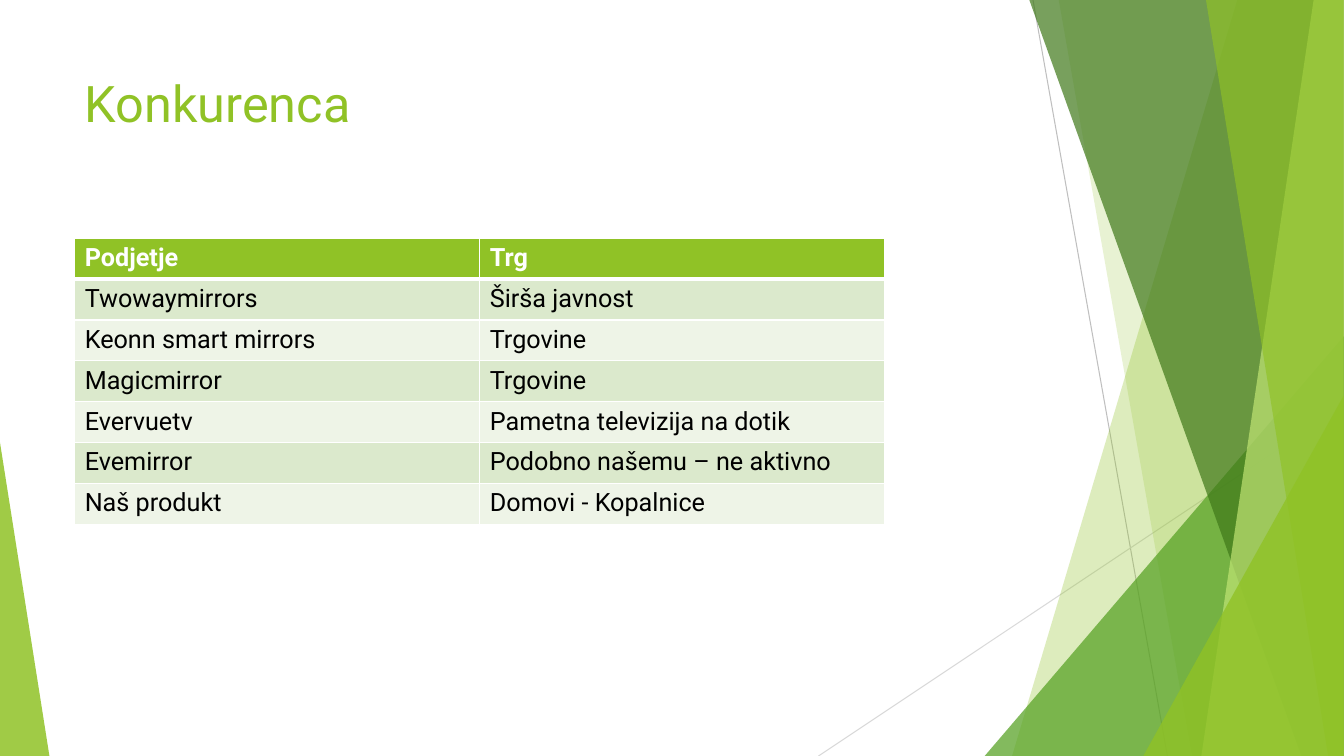
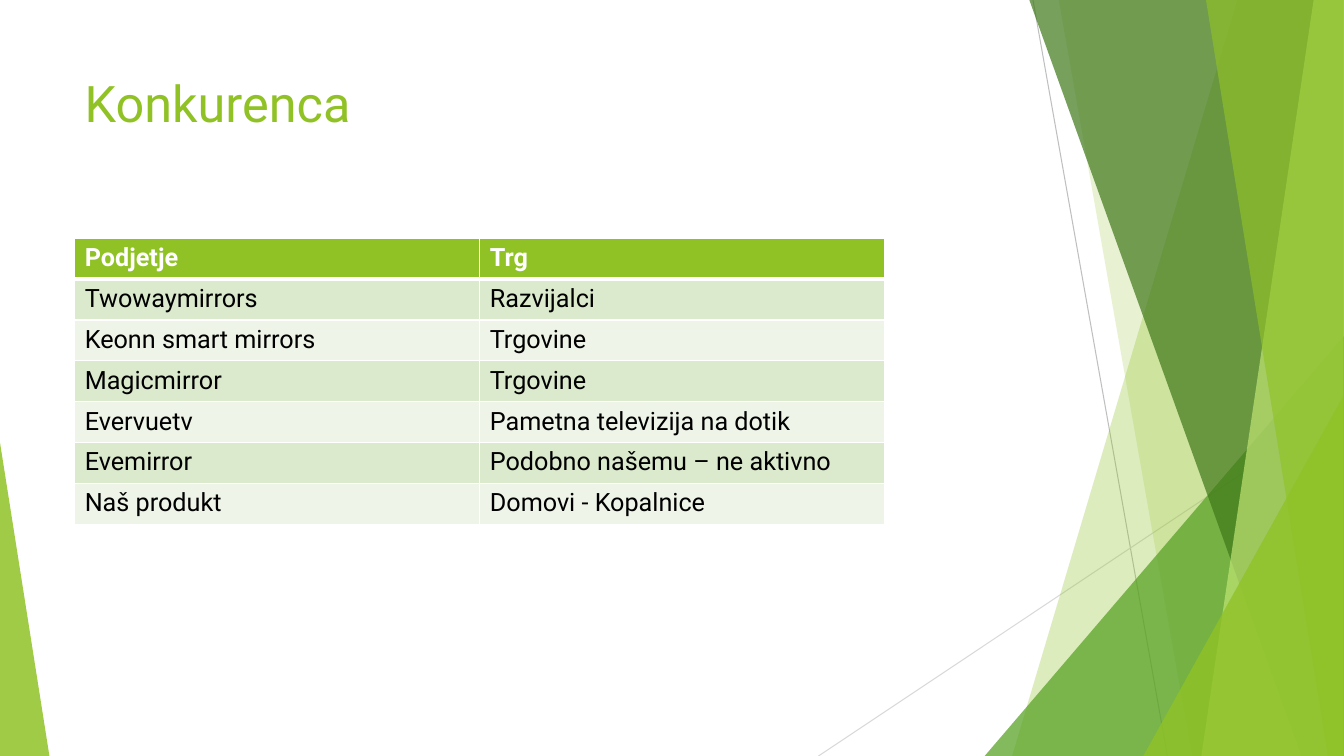
Before and after one commit to Zanz2/IPIRI_MM_RESOURCES, a slide deck: slide 9 of MAGIC-MIRROR_v4.pptx. Drawn at 1344x756 pixels with LibreOffice and Linux fonts; fonts in the diff are those of the drawing. Boxes give left, top, right and bottom in pixels: in the first picture for what was removed or moved away, otherwise in the second. Text is boxed around its words. In the diff, an @@ line names an element or a change of style, - is before the commit and + after.

```diff
--- a/MAGIC-MIRROR_v4.pptx
+++ b/MAGIC-MIRROR_v4.pptx
@@ table at bbox=[75, 238, 885, 524] @@
-row 2, column 2: Širša javnost
+row 2, column 2: Razvijalci
```
Also in this commit, not shown: 1 other file.
